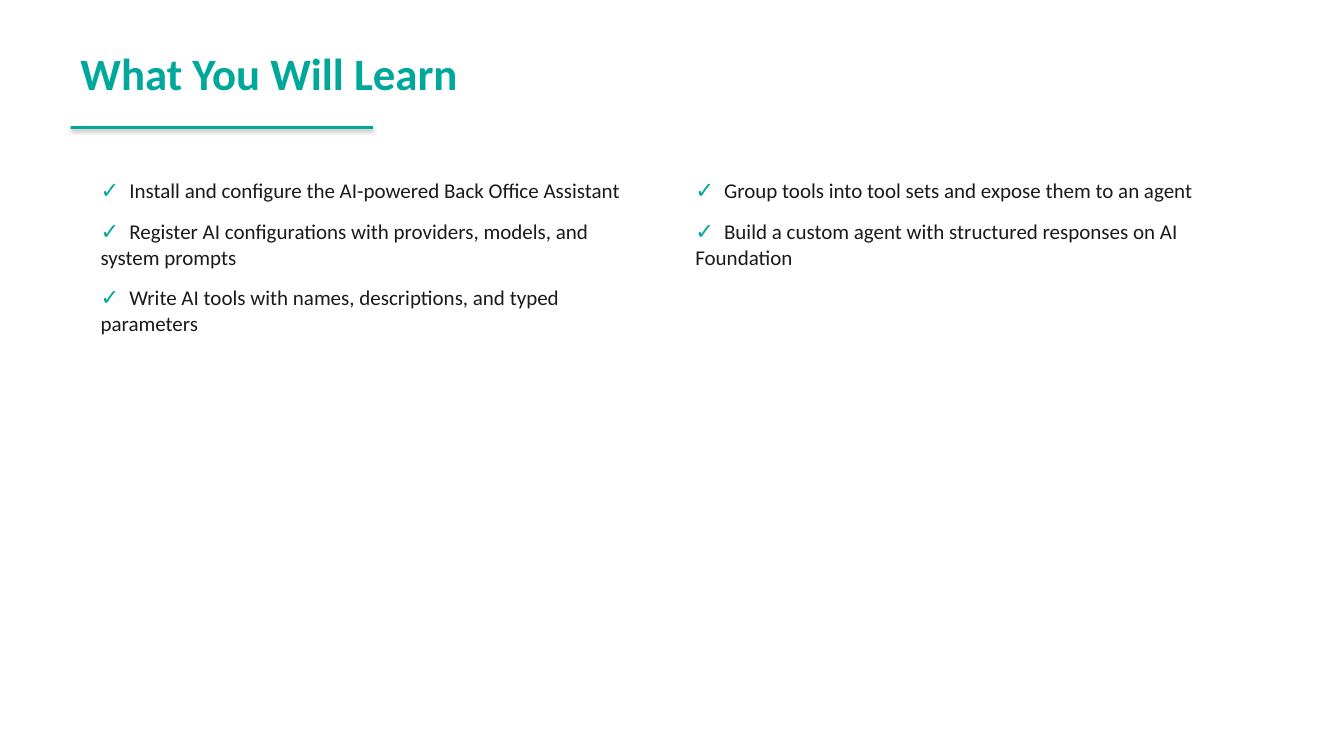
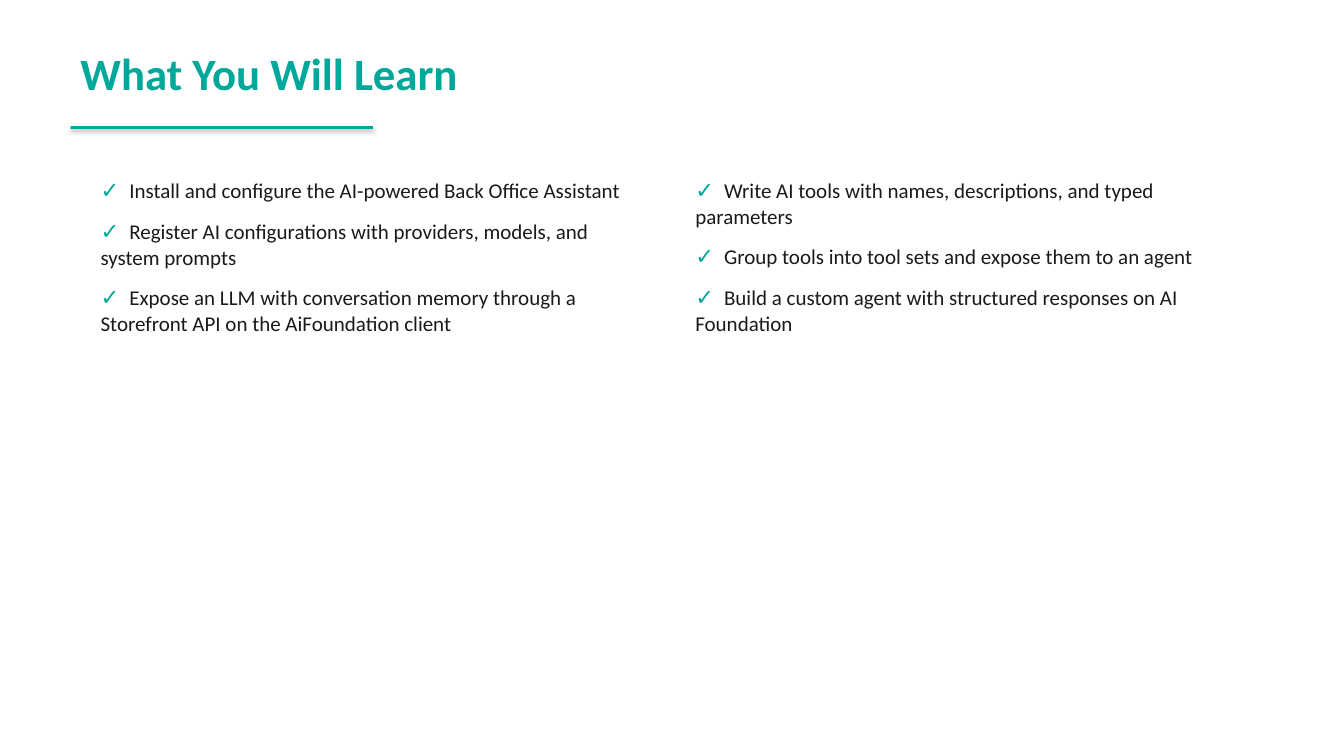
Before and after one commit to spryker-academy/instructor-exercises, a slide deck: slide 2 of guides-pptx/spryker-academy-ai.pptx. Drawn at 1344x756 pixels with LibreOffice and Linux fonts; fonts in the diff are those of the drawing. Boxes give left, top, right and bottom in pixels: in the first picture for what was removed or moved away, otherwise in the second. Text is boxed around its words. In the diff, an @@ line names an element or a change of style, - is before the commit and + after.

```diff
--- a/guides-pptx/spryker-academy-ai.pptx
+++ b/guides-pptx/spryker-academy-ai.pptx
@@ text at [695, 183, 1153, 228]: paragraph added @@
+✓ Write AI tools with names, descriptions, and typed parameters
@@ text at [101, 290, 576, 331]: text changed @@
-✓ Write AI tools with names, descriptions, and typed parameters
+✓ Expose an LLM with conversation memory through a Storefront API on the AiFoundation client
```
Also in this commit, not shown: 9 other slides changed, 18 slides added, 11 other files.
